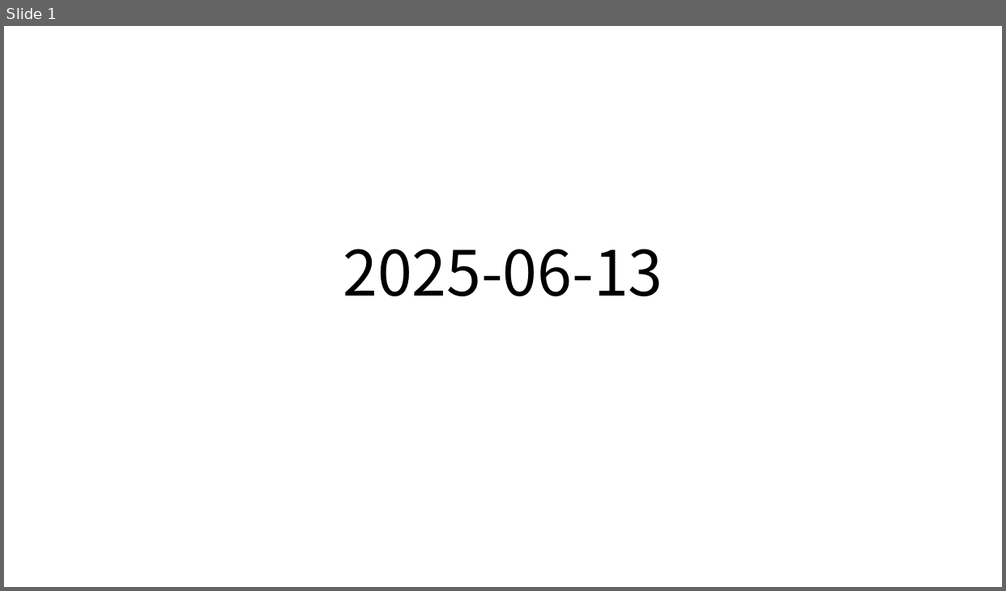
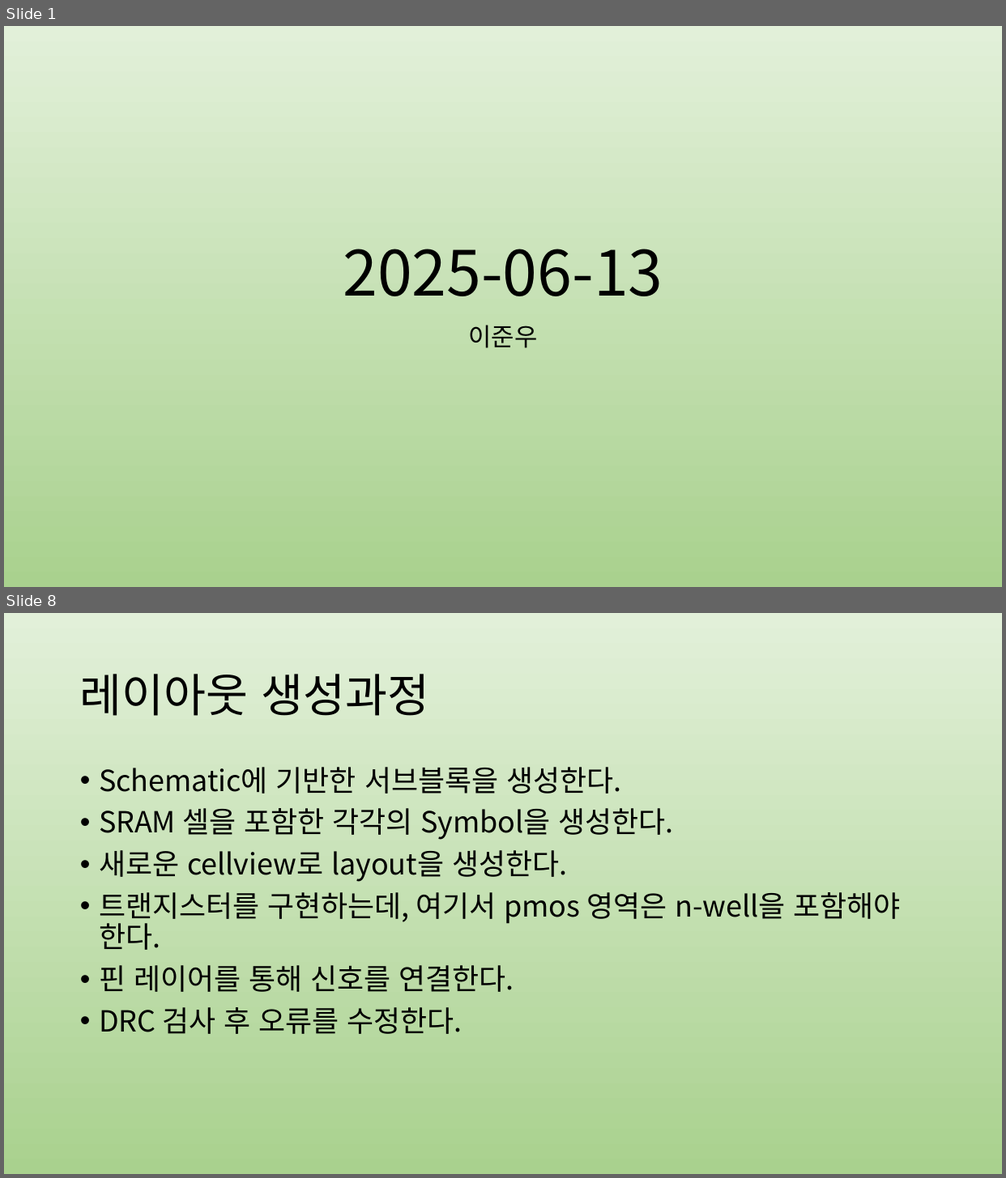
Before and after one commit to jwl1109/IOT, a slide deck: VLSI design 설계 실습/2025-06-13.pptx. Shown one above the other, each under a label of ours: slide 1 before the commit, slides 1 and 8 after it; the slides between them are not shown. The pictures are 1006x591 and 1006x1178 pixels, drawn with LibreOffice and Linux fonts; fonts in the diff are those of the drawing. Boxes give left, top, right and bottom in pixels: in the first picture for what was removed or moved away, otherwise in the second. Text is boxed around its words. In the diff, an @@ line names an element or a change of style, - is before the commit and + after.

```diff
--- a/VLSI design 설계 실습/2025-06-13.pptx
+++ b/VLSI design 설계 실습/2025-06-13.pptx
@@ slide 8 added at [4,613,1002,1174], background gradient #E2F0D9 to #A9D18E @@
@@ title added at [80,674,430,716], 44 pt, text #000000 @@
+레이아웃 생성과정
@@ text added at [99,767,901,1034], 28 pt, text #000000 @@
+• Schematic에 기반한 서브블록을 생성한다.
+• SRAM 셀을 포함한 각각의 Symbol을 생성한다.
+• 새로운 cellview로 layout을 생성한다.
+• 트랜지스터를 구현하는데, 여기서 pmos 영역은 n-well을 포함해야 한다.
+• 핀 레이어를 통해 신호를 연결한다.
+• DRC 검사 후 오류를 수정한다.
@@ slide 1 changed as well @@
@@ background #FFFFFF to gradient #E2F0D9 to #A9D18E @@
@@ subtitle added at [468,325,537,348], 24 pt, text #000000 @@
+이준우
```
Also in this commit, not shown: 1 other slide changed, 9 other slides added, 7 slides removed, 1 other file.
